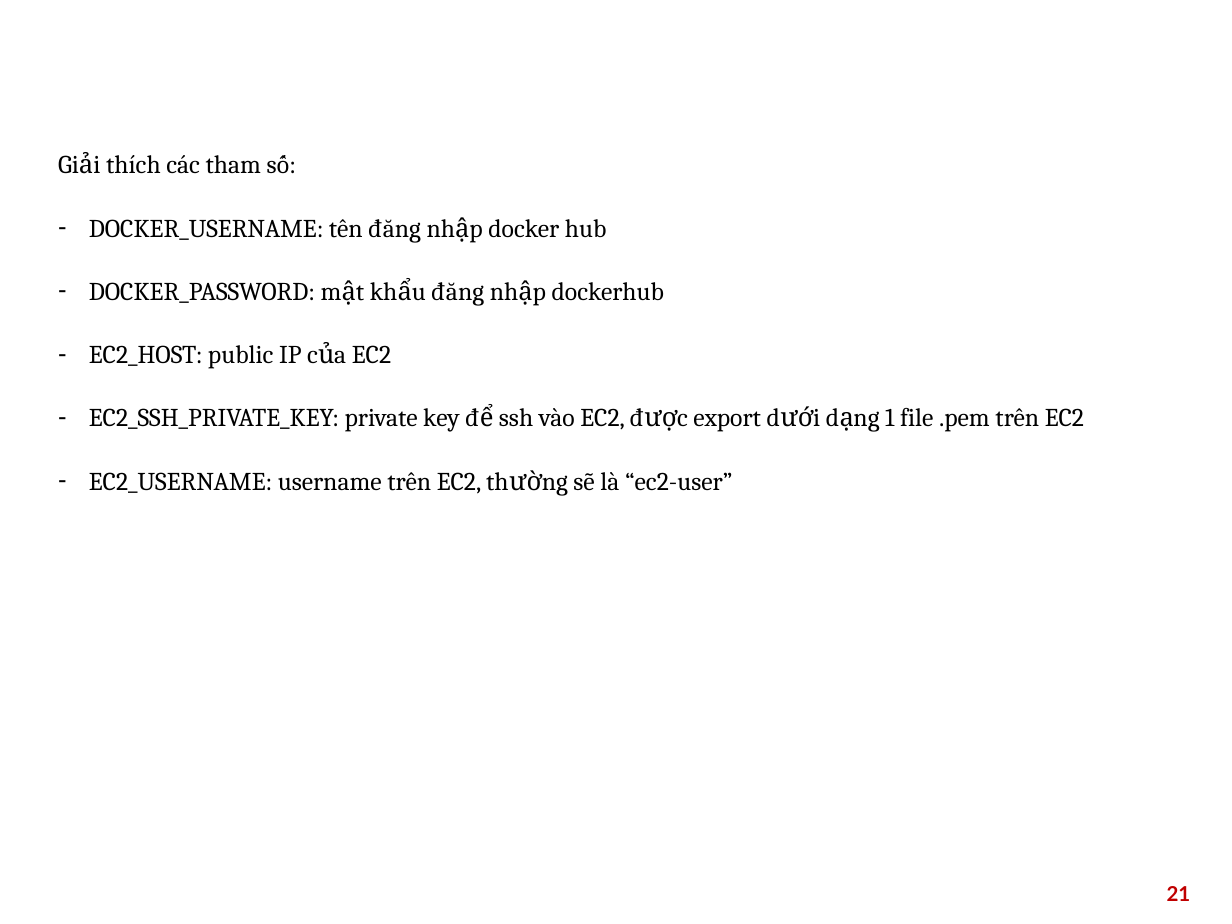
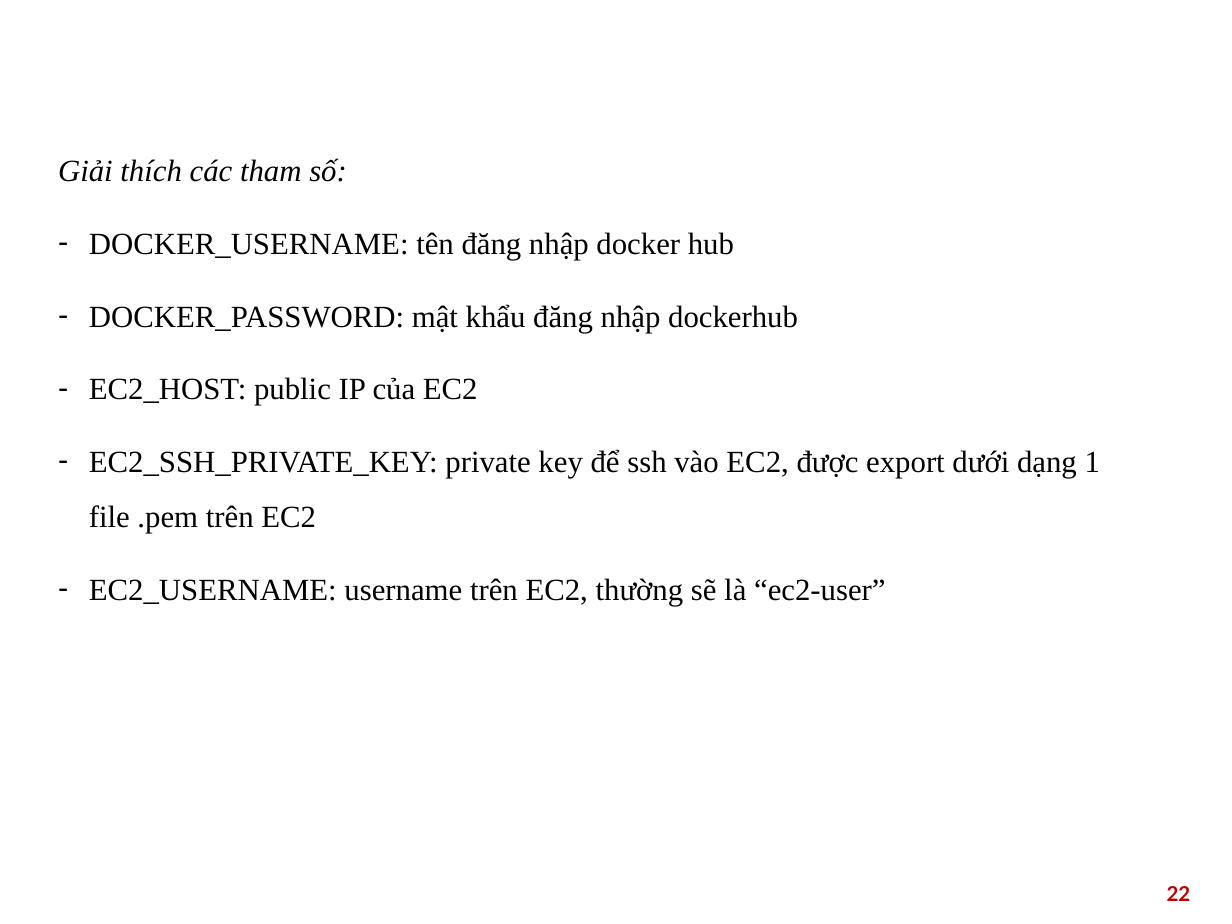
Before and after one commit to tienlhp1/agile_group_2, a slide deck: slide 22 of Agile.pptx (slide 21 before the commit). Drawn at 1232x924 pixels with LibreOffice and Linux fonts; fonts in the diff are those of the drawing; background and template pictures are left out. Boxes give left, top, right and bottom in pixels: in the first picture for what was removed or moved away, otherwise in the second. Text is boxed around its words. In the diff, an @@ line names an element or a change of style, - is before the commit and + after.

```diff
--- a/Agile.pptx
+++ b/Agile.pptx
@@ text "Giải thích các tham số:" at <box>58,158,1100,606</box>: size 15 to 18 pt, font Cambria to Times New Roman; italic on in "Giải thích các tham số:" @@
@@ page number at <box>1167,886,1191,901</box>: text changed @@
-21
+22
```
Also in this commit, not shown: 21 other slides changed, 1 slide added.
